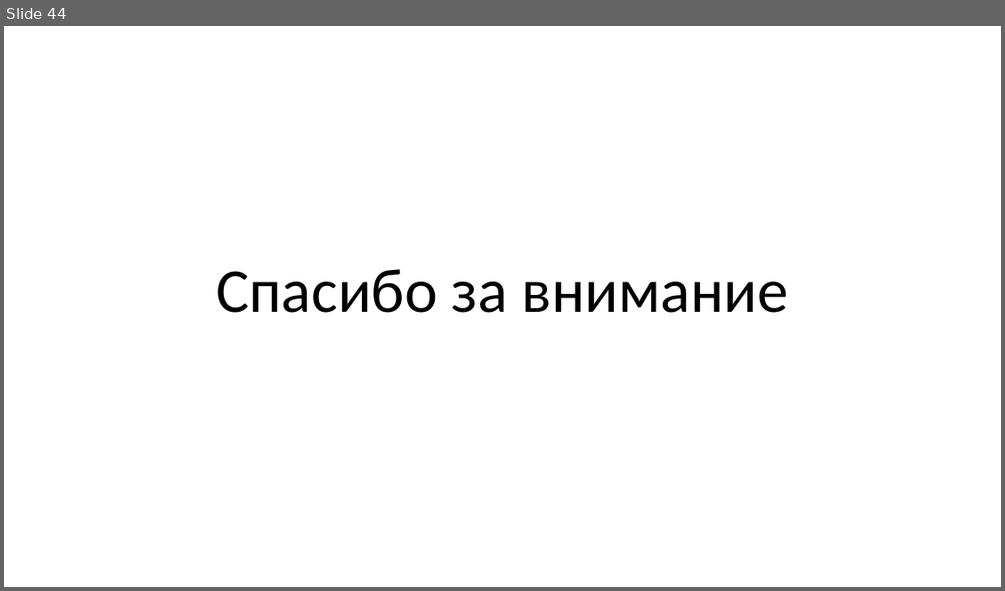
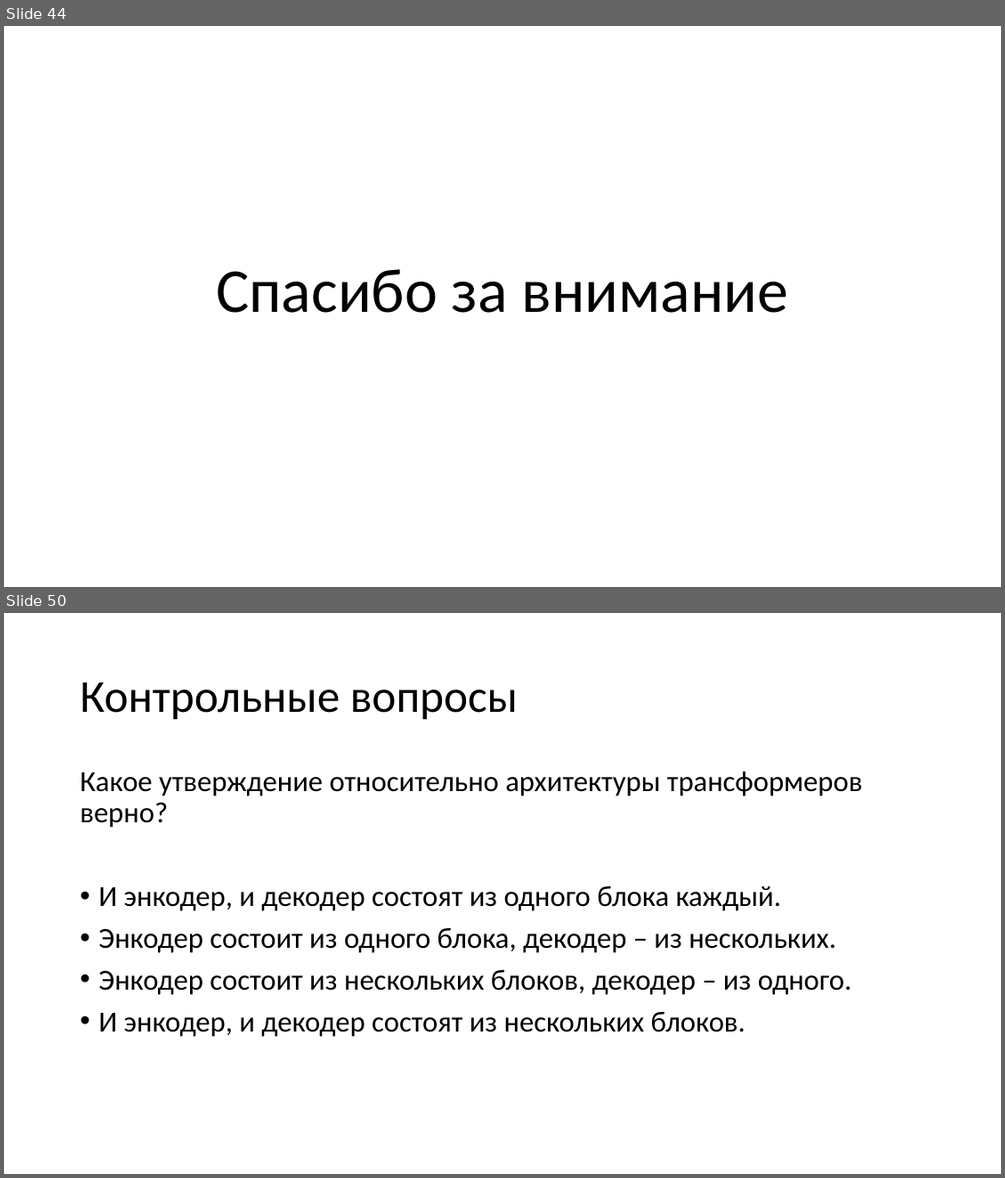
Before and after one commit to mosalov/AI_main_lectures, a slide deck: Лекция 12 21_04_2021.pptx. Shown one above the other, each under a label of ours: slide 44 before the commit, slides 44 and 50 after it; the slides between them are not shown. The pictures are 1005x591 and 1005x1178 pixels, drawn with LibreOffice and Linux fonts; fonts in the diff are those of the drawing. Boxes give left, top, right and bottom in pixels: in the first picture for what was removed or moved away, otherwise in the second. Text is boxed around its words. In the diff, an @@ line names an element or a change of style, - is before the commit and + after.

Commit message:
Добавил вопросы к лекции №12.

```diff
--- a/Лекция 12 21_04_2021.pptx
+++ b/Лекция 12 21_04_2021.pptx
@@ slide 50 added at (4, 613, 1001, 1174), background #FFFFFF @@
@@ title added at (80, 682, 518, 720), 44 pt, text #000000 @@
+Контрольные вопросы
@@ text added at (80, 771, 863, 1037), 28 pt, text #000000 @@
+Какое утверждение относительно архитектуры трансформеров верно?
+• И энкодер, и декодер состоят из одного блока каждый.
+• Энкодер состоит из одного блока, декодер – из нескольких.
+• Энкодер состоит из нескольких блоков, декодер – из одного.
+• И энкодер, и декодер состоят из нескольких блоков.
```
Also in this commit, not shown: 1 slide changed, 5 other slides added, 2 other files.
